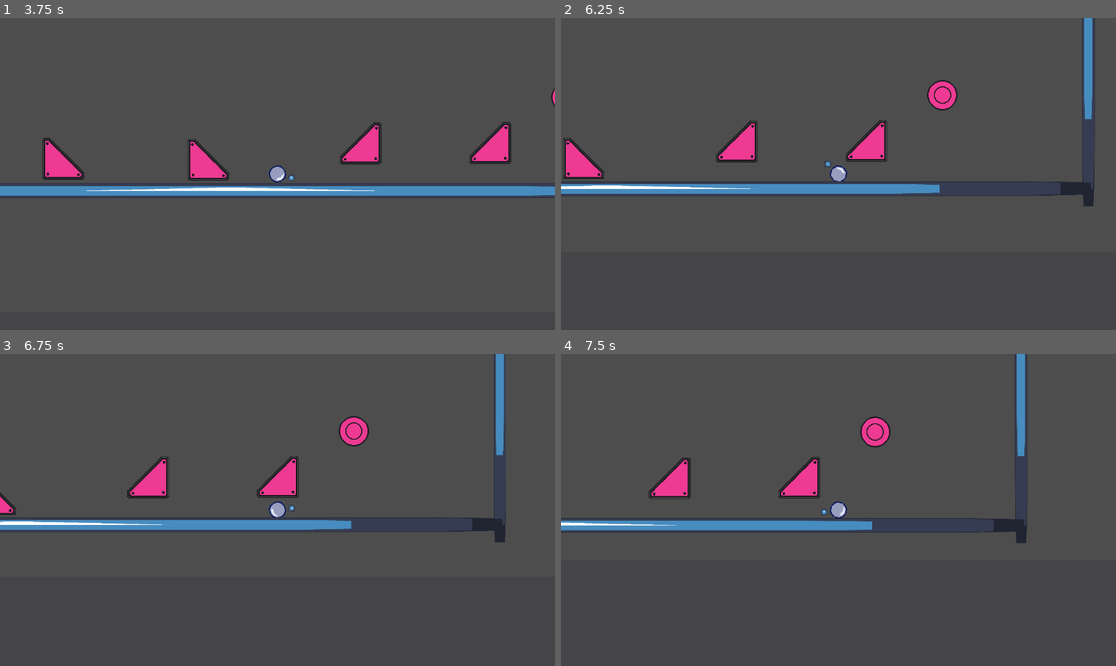
Above: before the commit, frames 1-4 (two rows, left to right).
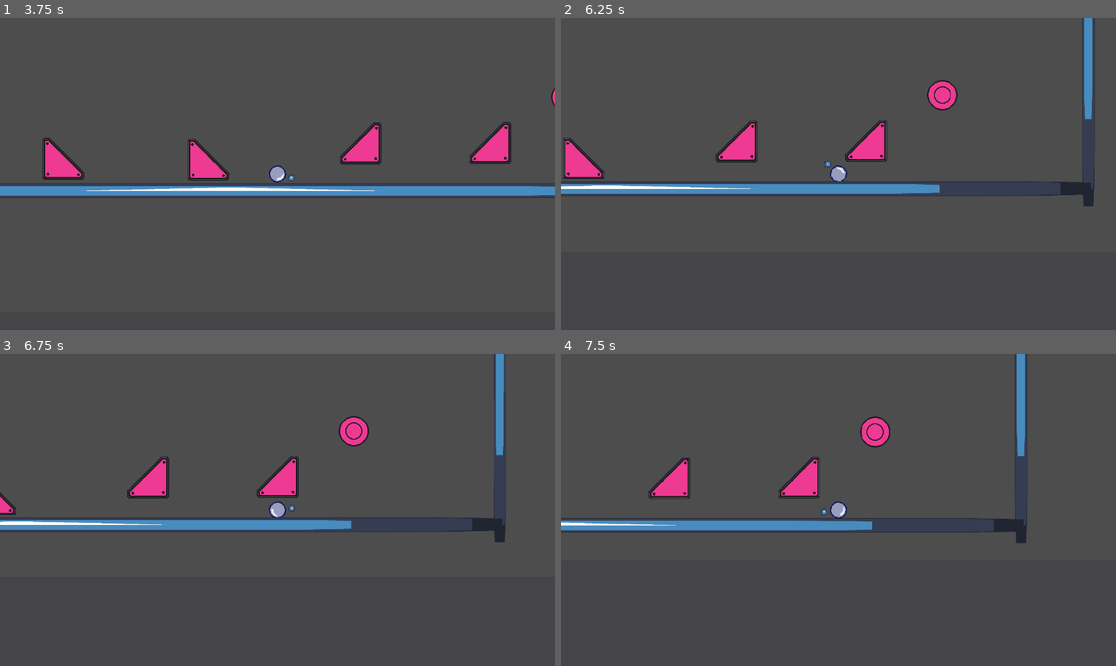
Above: after the commit, the same moments.

Repository: HjalteTagmose/Winball
Game: Godot game, scene res://scenes/TestScene.tscn
The game is run twice, just before and just after one commit, with the same random seed, the same clock (stepped at 60 frames per second) and the same inputs. The engine's default icon, where the game draws it, is replaced by a stand-in: a white triangle on a blue panel in a dark square.
Inputs (mouse positions are in pixels of both pictures, inside the frame that each line leads up to):
- Up to frame 1 (3.75 s): tap Enter (ui_accept) at 0.5, 0.77, 1.52, 3.02 s; move the mouse to (399, 158) at 0.52 s; tap S (aim_down) at 0.6 s; move the mouse to (166, 189) at 1.27 s; tap A (aim_left) at 1.35 s; move the mouse to (333, 105) at 2.02 s; tap D (aim_right) at 2.1 s; move the mouse to (249, 236) at 2.77 s; tap W (aim_up) at 2.85 s; move the mouse to (444, 220) at 3.52 s; tap Space (launch) at 3.6 s
- Up to frame 2 (6.25 s): tap Enter (ui_accept) at 3.77, 4.52, 6.02 s; move the mouse to (672, 127) at 4.27 s; tap S (aim_down) at 4.35 s; move the mouse to (866, 174) at 5.02 s; tap A (aim_left) at 5.1 s; move the mouse to (755, 96) at 5.77 s; tap D (aim_right) at 5.85 s
- Up to frame 3 (6.75 s): move the mouse to (399, 494) at 6.52 s; tap W (aim_up) at 6.6 s
- Up to frame 4 (7.5 s): tap Enter (ui_accept) at 6.77 s; move the mouse to (727, 525) at 7.27 s; tap Space (launch) at 7.35 s

Frame 1 is identical in both runs. In frame 2, less than 0.1% of the frame differs, in the area x 0-71%, y 21-57%; in frame 3, less than 0.1%; in frame 4, 0.1%, in the area x 8-84%, y 21-55%.

Commit message:
Changed layers on player and bumpers

Diff:
--- a/prefabs/Room props/basic_bumper.tscn
+++ b/prefabs/Room props/basic_bumper.tscn
@@ -10,6 +10,8 @@
 radius = 33.0606
 
 [node name="BasicBumper" type="StaticBody2D" node_paths=PackedStringArray("AudioPlayer")]
+collision_layer = 4
+collision_mask = 2
 physics_material_override = SubResource("PhysicsMaterial_gbh0v")
 script = ExtResource("1_gbh0v")
 Power = 10.0
--- a/prefabs/Room props/flat_bumper_walls.tscn
+++ b/prefabs/Room props/flat_bumper_walls.tscn
@@ -26,9 +26,12 @@
 b = Vector2(12, -66)
 
 [node name="FlatBumper Walls" type="StaticBody2D"]
+collision_mask = 0
 
 [node name="FlatBumper Logic" type="StaticBody2D" parent="." node_paths=PackedStringArray("AudioPlayer")]
 scale = Vector2(1.47, 1.47)
+collision_layer = 4
+collision_mask = 2
 physics_material_override = SubResource("PhysicsMaterial_gbh0v")
 script = ExtResource("1_y5uss")
 Power = 10.0
--- a/prefabs/player.tscn
+++ b/prefabs/player.tscn
@@ -12,6 +12,8 @@
 radius = 16.15
 
 [node name="Player" type="RigidBody2D"]
+collision_layer = 2
+collision_mask = 5
 physics_material_override = SubResource("PhysicsMaterial_1txc5")
 contact_monitor = true
 max_contacts_reported = 1
--- a/project.godot
+++ b/project.godot
@@ -48,6 +48,12 @@
 ]
 }
 
+[layer_names]
+
+2d_physics/layer_1="Default"
+2d_physics/layer_2="Player"
+2d_physics/layer_3="Bumper"
+
 [physics]
 
 common/physics_ticks_per_second=100
